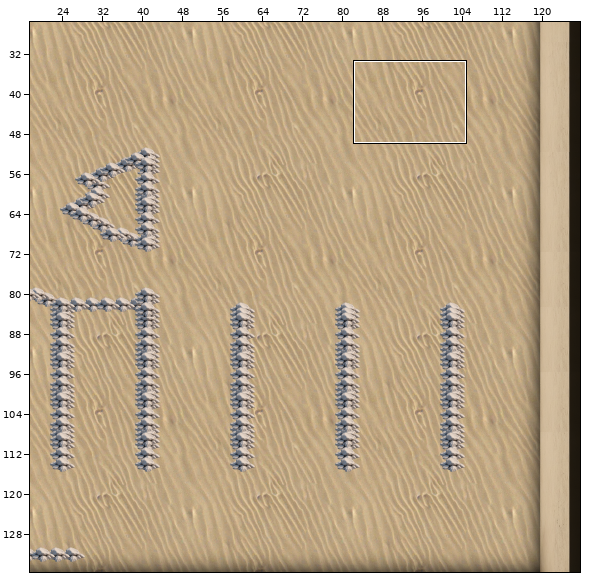
Tiled map (JSON): public/tiled/rooms/room-2.json. Above: a wide view before the commit, with the close-up outlined.
Close-up. The starting point:
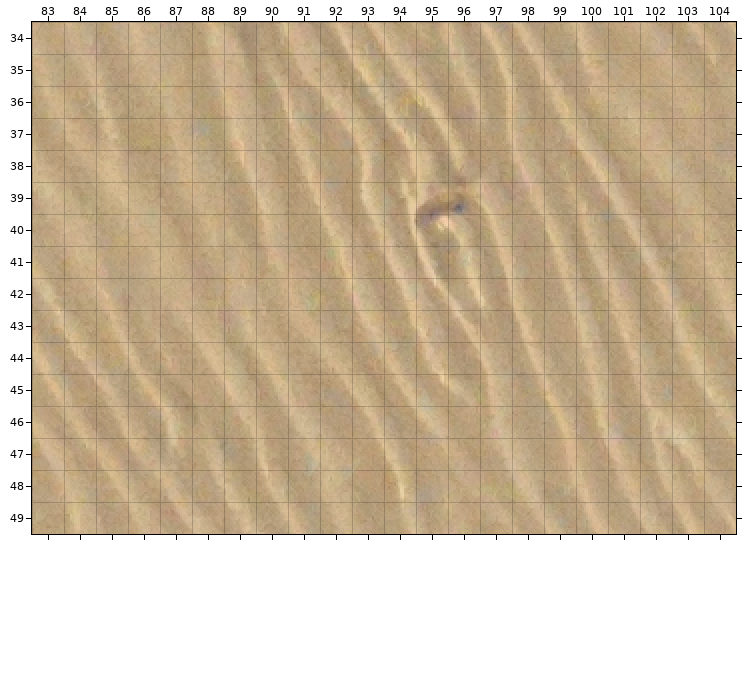
Cells are 16x16 px. Shown: x 83..104, y 34..49. The commit also changed other parts of the map, which this record leaves out.
And afterwards:
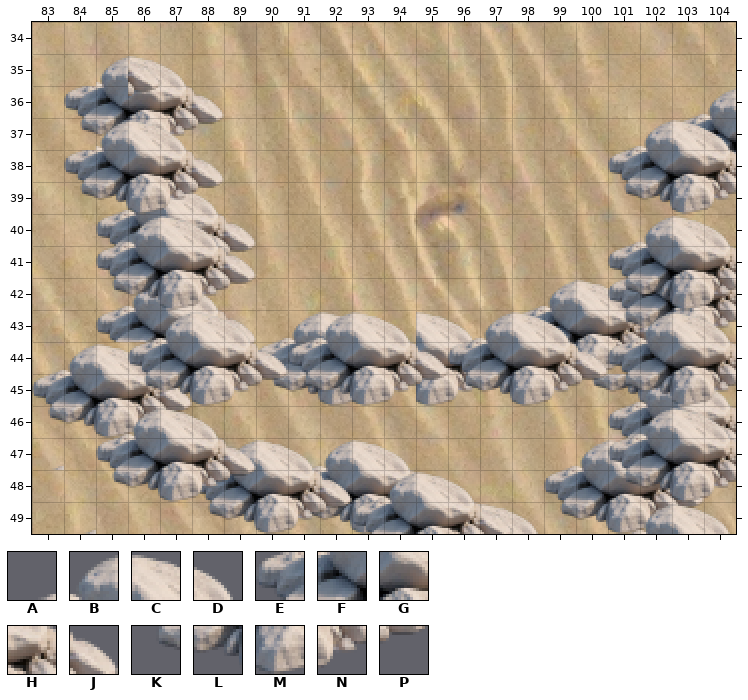
Key: from "obsticles": A 235, B 236, C 237, D 238, E 273, F 274, G 275, H 276, J 277, K 311, L 312, M 313, N 314, P 315.
_ is an empty cell.
What changed:
Layer "obsticles-background":
y 42: x 85..88 ____ -> ABCD; x 98..101 ____ -> ABCD
y 43: x 85..89 _____ -> EFGHJ; x 98..103 ______ -> EFGHJD
y 44: x 83..86 ____ -> ABCD; x 89 _ -> P; x 99..101 ___ -> LMN; x 104 _ -> J
y 45: x 83..87 _____ -> EFGHJ; x 100..104 _____ -> KLMNP
y 46: x 83..87 _____ -> KLMNP
y 47: x 91..94 ____ -> ABCD
y 48: x 91..95 _____ -> EFGHJ
y 49: x 91..93 ___ -> KLM; x 96..98 ___ -> BCD
Layer "obsticles-midground":
y 35: x 85..87 ___ -> BCD
y 36: x 84..88 _____ -> EFGHJ; x 103..104 __ -> AB
y 37: x 84..88 _____ -> KLMNP; x 103..104 __ -> EF
y 38: x 104 _ -> L
y 39: x 85..88 ____ -> ABCD
y 40: x 85..89 _____ -> EFGHJ
y 41: x 85 _ -> K; x 88..89 __ -> NP; x 101 _ -> A; x 104 _ -> D
y 42: x 101..104 ____ -> EFGH
y 43: x 90..93 ____ -> ABCD; x 95..96 __ -> CD; x 101..104 ____ -> KLMN
y 44: x 90..91 __ -> EF; x 94..96 ___ -> JGH
y 45: x 90..97 ________ -> KLMNPMNP; x 101..104 ____ -> ABCD
y 46: x 101..104 ____ -> EFGH
y 47: x 83 _ -> A; x 88..91 ____ -> ABCD; x 99..101 ___ -> ABC; x 104 _ -> N
y 48: x 88..96 _________ -> EFGHJABCD; x 99..103 _____ -> EFGHJ
y 49: x 88..97 __________ -> KLMNPEFGHJ; x 99..103 _____ -> KLMNP
Layer "obsticles-foreground":
y 35: x 86 _ -> J
y 36: x 86 _ -> P
y 37: x 85..87 ___ -> BCD; x 101..104 ____ -> ABCD
y 38: x 84..88 _____ -> EFGHJ; x 101..104 ____ -> EFGH
y 39: x 84..88 _____ -> KLMNP; x 101..104 ____ -> KLMN
y 40: x 85..88 ____ -> ABCD; x 101..104 ____ -> ABCD
y 41: x 85..89 _____ -> EFGHJ; x 101..104 ____ -> EFGH
y 42: x 85..89 _____ -> KLMNP; x 101..104 ____ -> KLMN
y 43: x 86..89 ____ -> ABCD; x 91..94 ____ -> ABCD; x 96..99 ____ -> ABCD; x 101..104 ____ -> ABCD
y 44: x 86..104 ___________________ -> EFGHJEFGHJEFGHJEFGH
y 45: x 86..104 ___________________ -> KLMNPKLMNPKLMNPKLMN
y 46: x 85..88 ____ -> ABCD; x 101..104 ____ -> ABCD
y 47: x 85..89 _____ -> EFGHJ; x 101..104 ____ -> EFGH
y 48: x 85..89 _____ -> KLMNP; x 101..104 ____ -> KLMN
y 49: x 84 _ -> A; x 101..104 ____ -> ABCD
Boxes around the changes in both close-ups, in picture pixels (x1, y1, x2, y2):
added: (32, 56, 736, 534)
